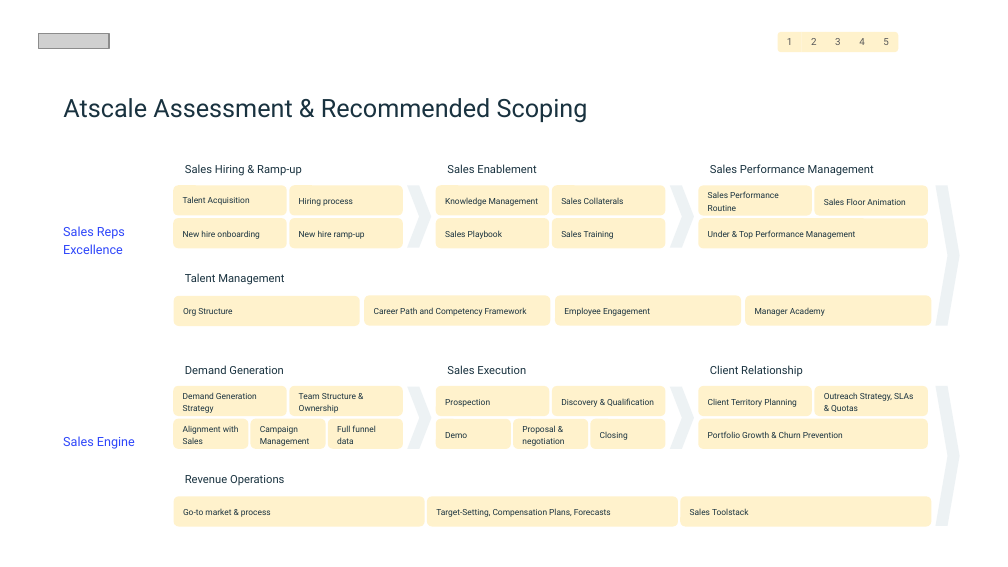
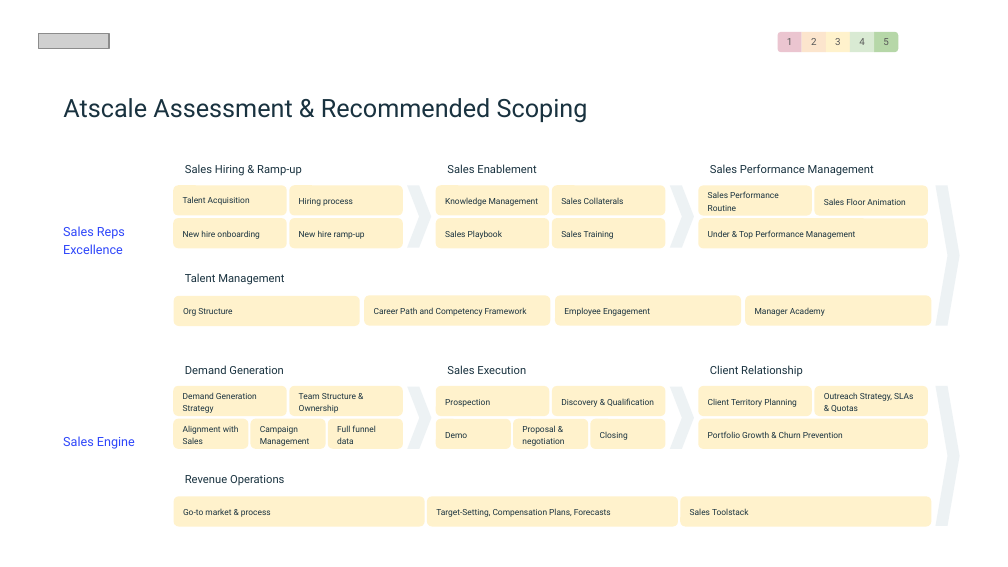
Before and after one commit to nathanguenoun-cell/dedup_project, a slide deck: slide 20 of templates/revenue_audit_template.pptx. Drawn at 1008x567 pixels with LibreOffice and Linux fonts; fonts in the diff are those of the drawing; grey boxes stand for pictures; background and template pictures are left out. Boxes give left, top, right and bottom in pixels: in the first picture for what was removed or moved away, otherwise in the second. Text is boxed around its words. In the diff, an @@ line names an element or a change of style, - is before the commit and + after.

```diff
--- a/templates/revenue_audit_template.pptx
+++ b/templates/revenue_audit_template.pptx
@@ freeform shape at box(777, 32, 801, 52): fill #FFF2CC to #EBC5D0 @@
@@ rectangle at box(801, 32, 826, 52): fill #FFF2CC to #FCE5CD @@
@@ rectangle at box(850, 32, 874, 52): fill #FFF2CC to #D9EAD3 @@
@@ freeform shape at box(874, 32, 898, 52): fill #FFF2CC to #B6D7A8 @@
```
Also in this commit, not shown: 11 other slides changed, 1 other file.
